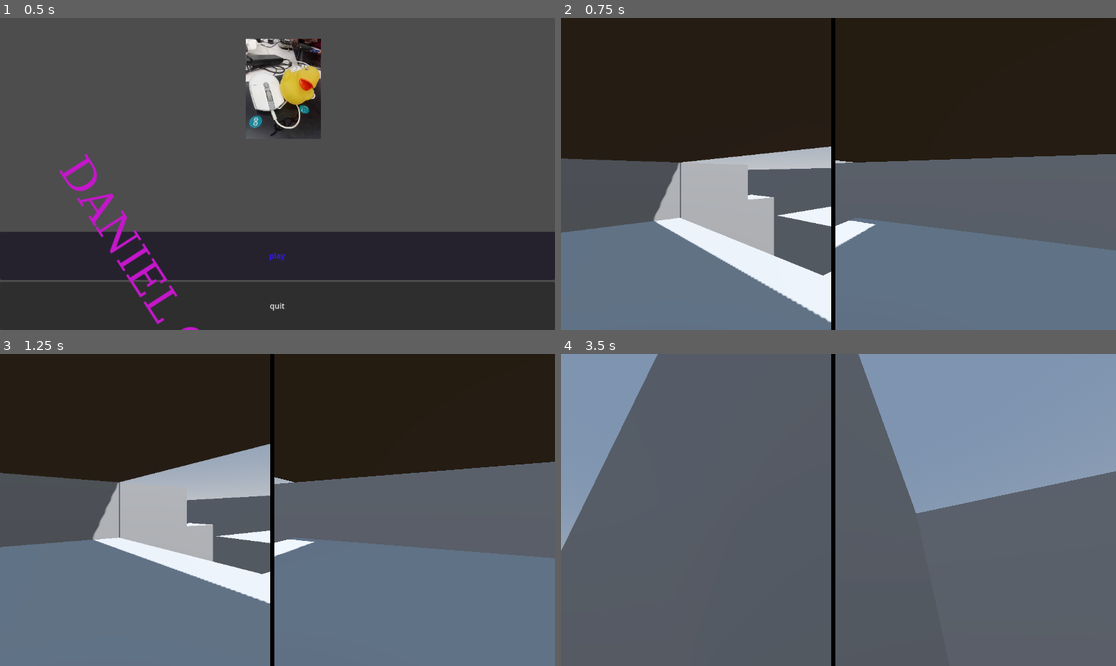
Above: before the commit, frames 1-4 (two rows, left to right).
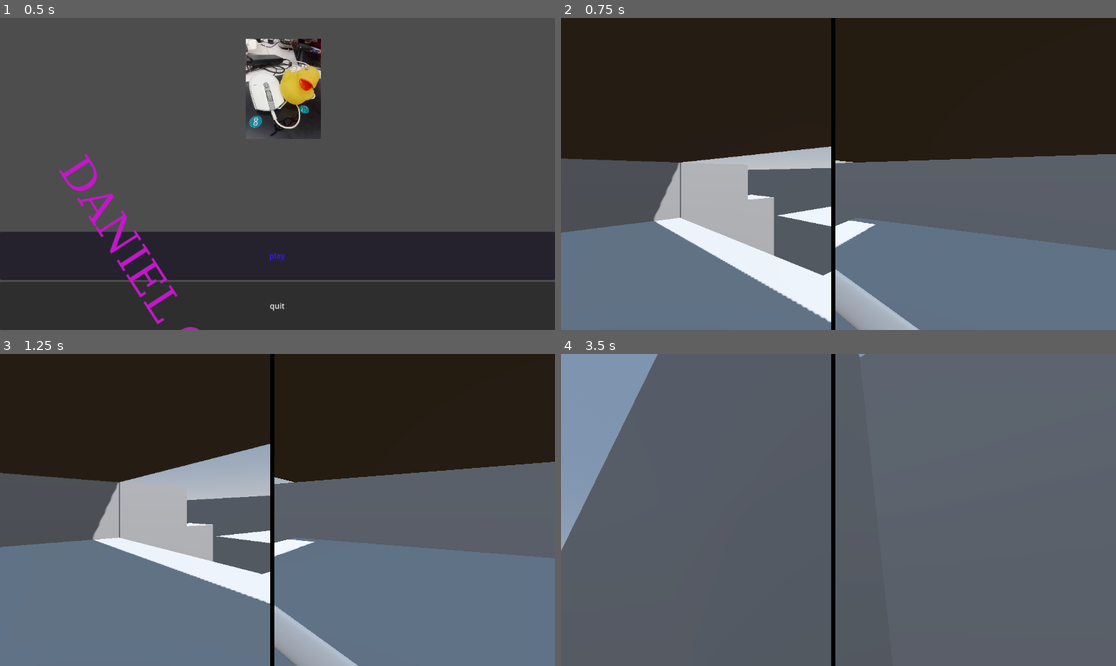
Above: after the commit, the same moments.

Repository: Sensei-whoop/Project-Daniel
Game: Godot game, scene res://mainmenu.tscn
Same seed, same stepped clock (60 frames per second), same inputs: the game is played once before the commit and once after it.
Inputs (mouse positions are in pixels of both pictures, inside the frame that each line leads up to):
- Up to frame 1 (0.5 s): no input
- Up to frame 2 (0.75 s): click "play" at 0.5 s
- Up to frame 3 (1.25 s): no input
- Up to frame 4 (3.5 s): tap Enter (ui_accept) at 1.25, 1.52, 1.55, 1.82, 2.1, 2.27, 2.57, 3.05 s; move the mouse to (866, 510) at 1.27 s; hold Up (ui_up) from 1.28 s (still down); click (866, 510) at 1.35 s; move the mouse to (810, 510) at 2.02 s; click (810, 510) at 2.3 s; move the mouse to (849, 503) at 2.77 s; click (849, 503) at 2.85 s

Frame 1 is identical in both runs. In frame 2, 1.4% of the frame differs, in the area x 49-65%, y 80-100%; in frame 3, 1.4%; in frame 4, 19%, in the area x 53-100%, y 0-52%.

Commit message:
Updated Player Movement

Diff:
--- a/Entities/Player.tscn
+++ b/Entities/Player.tscn
@@ -1,10 +1,78 @@
-[gd_scene load_steps=4 format=3 uid="uid://c4scmsxqblxxm"]
+[gd_scene load_steps=8 format=3 uid="uid://c4scmsxqblxxm"]
 
 [ext_resource type="Script" path="res://Scripts/player_movement.gd" id="1_hm2fq"]
+[ext_resource type="PackedScene" uid="uid://bgfexwjvk6kec" path="res://sword.glb" id="2_pvw12"]
 
 [sub_resource type="CapsuleShape3D" id="CapsuleShape3D_go28g"]
 
 [sub_resource type="CapsuleMesh" id="CapsuleMesh_txj1n"]
+
+[sub_resource type="Animation" id="Animation_qgmyj"]
+resource_name = "Attack"
+tracks/0/type = "rotation_3d"
+tracks/0/imported = false
+tracks/0/enabled = true
+tracks/0/path = NodePath("sword")
+tracks/0/interp = 1
+tracks/0/loop_wrap = true
+tracks/0/keys = PackedFloat32Array()
+tracks/1/type = "value"
+tracks/1/imported = false
+tracks/1/enabled = true
+tracks/1/path = NodePath("sword:position")
+tracks/1/interp = 1
+tracks/1/loop_wrap = true
+tracks/1/keys = {
+"times": PackedFloat32Array(0, 0.2, 0.6),
+"transitions": PackedFloat32Array(1, 1, 1),
+"update": 0,
+"values": [Vector3(0.5, 0, 0), Vector3(0.5, 0, -0.5), Vector3(0.5, 0, 0)]
+}
+tracks/2/type = "value"
+tracks/2/imported = false
+tracks/2/enabled = true
+tracks/2/path = NodePath("sword:rotation")
+tracks/2/interp = 1
+tracks/2/loop_wrap = true
+tracks/2/keys = {
+"times": PackedFloat32Array(0, 0.05, 0.2),
+"transitions": PackedFloat32Array(1, 1, 1),
+"update": 0,
+"values": [Vector3(-1.22173, 0, 0), Vector3(-0.523599, 0, 0), Vector3(-1.22173, 0, 0)]
+}
+
+[sub_resource type="Animation" id="Animation_gj38u"]
+length = 0.001
+tracks/0/type = "value"
+tracks/0/imported = false
+tracks/0/enabled = true
+tracks/0/path = NodePath("sword:rotation")
+tracks/0/interp = 1
+tracks/0/loop_wrap = true
+tracks/0/keys = {
+"times": PackedFloat32Array(0.001),
+"transitions": PackedFloat32Array(1),
+"update": 0,
+"values": [Vector3(-1.22173, 0, 0)]
+}
+tracks/1/type = "value"
+tracks/1/imported = false
+tracks/1/enabled = true
+tracks/1/path = NodePath("sword:position")
+tracks/1/interp = 1
+tracks/1/loop_wrap = true
+tracks/1/keys = {
+"times": PackedFloat32Array(0.001),
+"transitions": PackedFloat32Array(1),
+"update": 0,
+"values": [Vector3(0.5, 0, 0)]
+}
+
+[sub_resource type="AnimationLibrary" id="AnimationLibrary_cg5ef"]
+_data = {
+"Attack": SubResource("Animation_qgmyj"),
+"RESET": SubResource("Animation_gj38u")
+}
 
 [node name="Player" type="CharacterBody3D"]
 script = ExtResource("1_hm2fq")
@@ -20,3 +88,11 @@
 
 [node name="Camera3D" type="Camera3D" parent="."]
 transform = Transform3D(1, 0, 0, 0, 1, 0, 0, 0, 1, 0, 0.5, 0)
+
+[node name="sword" parent="." instance=ExtResource("2_pvw12")]
+transform = Transform3D(0.5, 0, 0, 0, 0.17101, 0.469846, 0, -0.469846, 0.17101, 0.5, 0, 0)
+
+[node name="AnimationPlayer" type="AnimationPlayer" parent="."]
+libraries = {
+"": SubResource("AnimationLibrary_cg5ef")
+}
--- a/Scripts/player_movement.gd
+++ b/Scripts/player_movement.gd
@@ -3,6 +3,9 @@
 
 const SPEED = 15.0
 const JUMP_VELOCITY = 4.5
+
+const friction = 10
+const air_resistance = 2.4
 
 const camera_angle = 45;
 
@@ -16,33 +19,42 @@
 	if event is InputEventMouseMotion:
 		mouse_rotation = event.relative * 2*PI/360
 
+
 	pass
 
 func _ready() -> void:
+
+
 	cam1vector = basis.rotated(Vector3.UP, camera_angle) * Vector3.RIGHT
 	cam2vector = basis.rotated(Vector3.UP, -camera_angle) * Vector3.RIGHT
 	$Camera3D.basis = $Camera3D.basis.rotated(Vector3.UP, camera_angle)
 	$Camera3D2.basis = $Camera3D2.basis.rotated(Vector3.UP, -camera_angle)
 
 func _physics_process(delta: float) -> void:
+	var horizontal_velocity = Vector3(velocity.x,0,velocity.z)
+
 	# Add the gravity.
 	if not is_on_floor():
 		velocity += get_gravity() * delta
 
-	# Handle jump.
-	if Input.is_action_just_pressed("ui_accept") and is_on_floor():
-		velocity.y = JUMP_VELOCITY
 
 	# Get the input direction and handle the movement/deceleration.
 	# As good practice, you should replace UI actions with custom gameplay actions.
 	var input_dir := Input.get_vector("ui_left", "ui_right", "ui_up", "ui_down")
 	var direction := (transform.basis * Vector3(input_dir.x, 0, input_dir.y)).normalized()
 	if direction:
-		velocity.x = direction.x * SPEED
-		velocity.z = direction.z * SPEED
-	else:
-		velocity.x = move_toward(velocity.x, 0, SPEED)
-		velocity.z = move_toward(velocity.z, 0, SPEED)
+		velocity = direction * SPEED - horizontal_velocity * (horizontal_velocity.normalized().dot(direction)-1) + velocity.y * Vector3.UP
+
+	horizontal_velocity = Vector3(velocity.x,0,velocity.z)
+
+	var attack = false
+
+	if Input.is_action_just_pressed("attack"):
+		attack = true
+		$AnimationPlayer.play("Attack")
+
+	if $AnimationPlayer.is_playing():
+		attack = false
 
 
 	transform.basis = transform.basis.rotated(Vector3.UP, -mouse_rotation.x * delta * mouse_sensitivity)
@@ -50,4 +62,20 @@
 	$Camera3D2.basis = $Camera3D2.basis.rotated(cam2vector, -mouse_rotation.y * delta * mouse_sensitivity)
 	mouse_rotation = Vector2.ZERO
 
+
+	if attack:
+		velocity += 50 * (transform.basis * Vector3.FORWARD)
+
+	if is_on_floor() and not direction:
+		velocity -= horizontal_velocity * friction * delta
+	if not direction:
+		velocity -= horizontal_velocity * air_resistance * delta
+
+	if horizontal_velocity.length() < 5:
+		velocity = Vector3(0, velocity.y, 0)
+
+	# Handle jump.
+	if Input.is_action_just_pressed("ui_accept") and is_on_floor():
+		velocity.y = JUMP_VELOCITY
+
 	move_and_slide()
--- a/project.godot
+++ b/project.godot
@@ -53,3 +53,8 @@
 , Object(InputEventKey,"resource_local_to_scene":false,"resource_name":"","device":-1,"window_id":0,"alt_pressed":false …(183 unchanged characters)…
 ]
 }
+attack={
+"deadzone": 0.5,
+"events": [Object(InputEventMouseButton,"resource_local_to_scene":false,"resource_name":"","device":-1,"window_id":0,"alt_pressed":false,"shift_pressed":false,"ctrl_pressed":false,"meta_pressed":false,"button_mask":1,"position":Vector2(128, 14),"global_position":Vector2(135, 50),"factor":1.0,"button_index":1,"canceled":false,"pressed":true,"double_click":false,"script":null)
+]
+}
Not shown, changed: DanielTheDuck7.glb.import
Not shown, changed: enemy1.glb.import
Not shown, changed: handgun.glb.import
Not shown, changed: sword.glb.import
Not shown, added: Lvls/tes4106.tmp
Not shown, added: Lvls/tes7221.tmp
